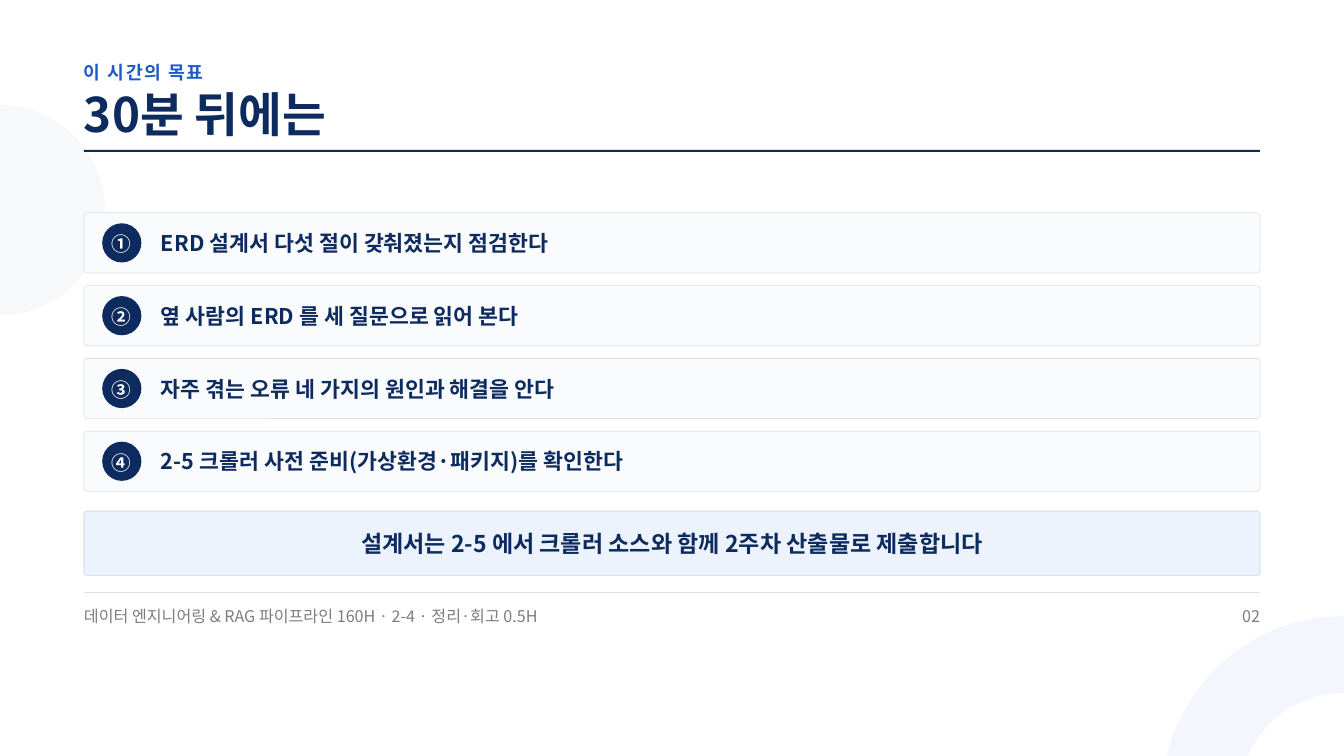
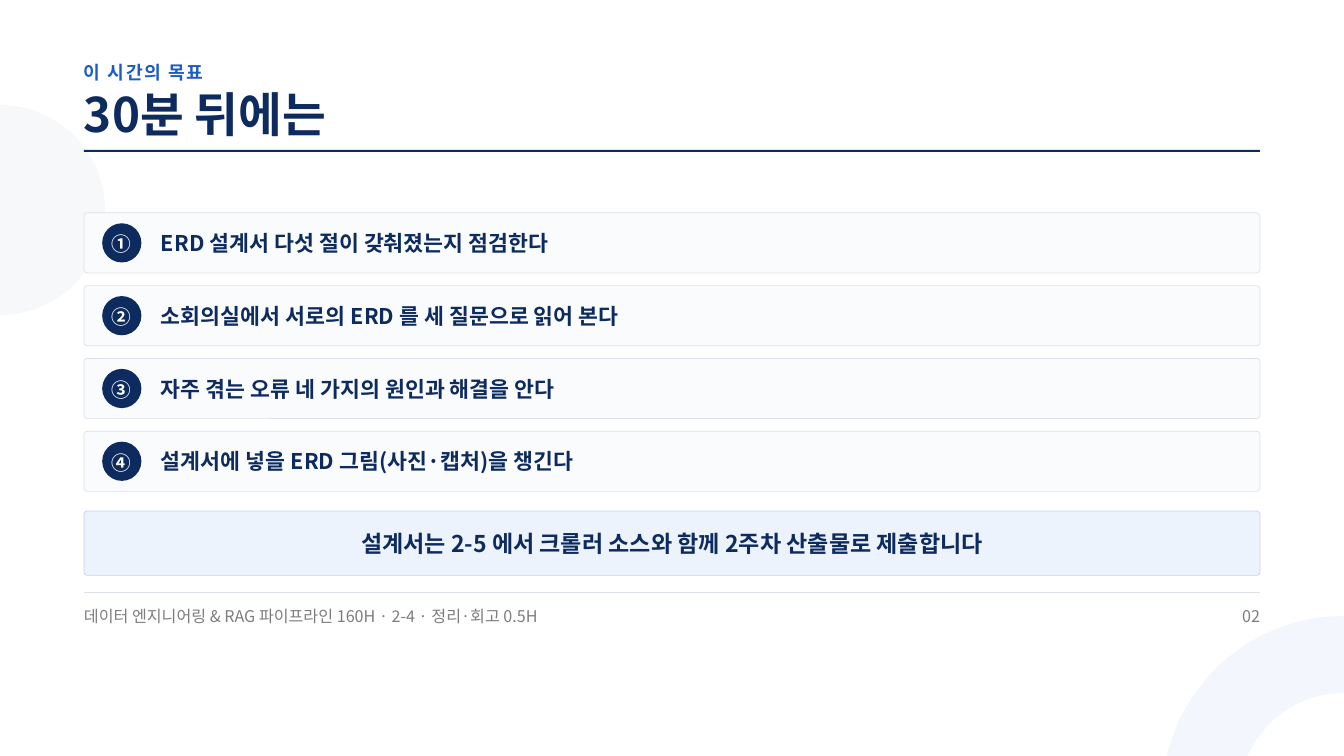
Before and after one commit to aebonlee/materials, a slide deck: slide 2 of data-eng/decks/w2d4s4.pptx. Drawn at 1344x756 pixels with LibreOffice and Linux fonts; fonts in the diff are those of the drawing. Boxes give left, top, right and bottom in pixels: in the first picture for what was removed or moved away, otherwise in the second. Text is boxed around its words. In the diff, an @@ line names an element or a change of style, - is before the commit and + after.

```diff
--- a/data-eng/decks/w2d4s4.pptx
+++ b/data-eng/decks/w2d4s4.pptx
@@ text at <box>161,306,619,326</box>: text changed @@
-옆 사람의 ERD 를 세 질문으로 읽어 본다
+소회의실에서 서로의 ERD 를 세 질문으로 읽어 본다
@@ text at <box>161,451,573,474</box>: text changed @@
-2-5 크롤러 사전 준비(가상환경·패키지)를 확인한다
+설계서에 넣을 ERD 그림(사진·캡처)을 챙긴다
```
Also in this commit, not shown: 4 other slides changed, 11 other files.
